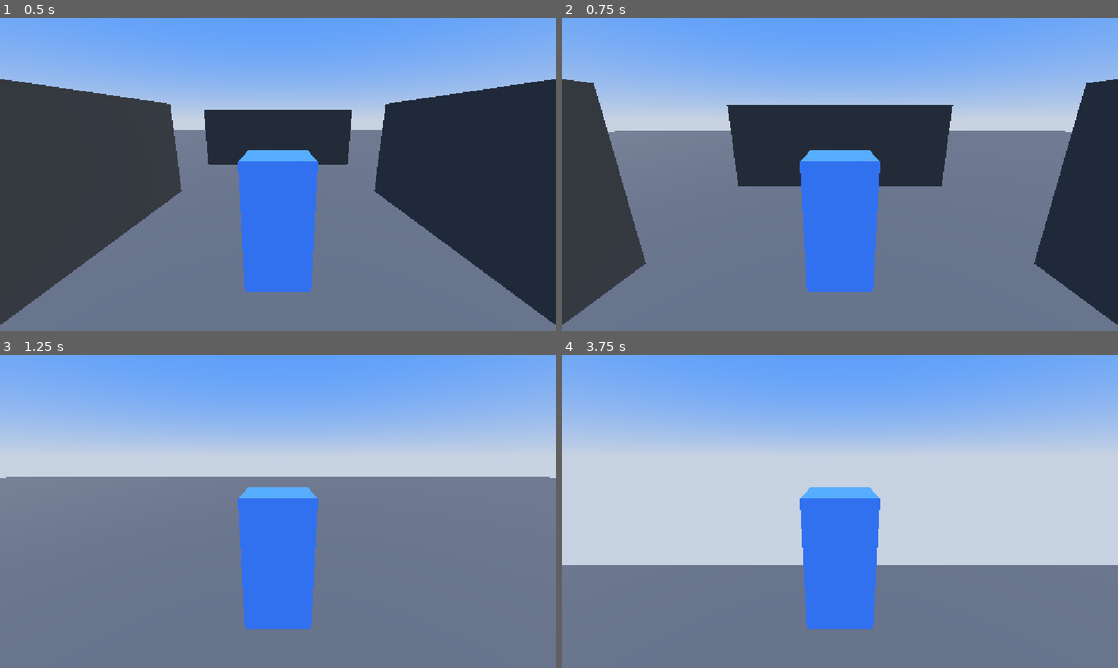
Above: before the commit, frames 1-4 (two rows, left to right).
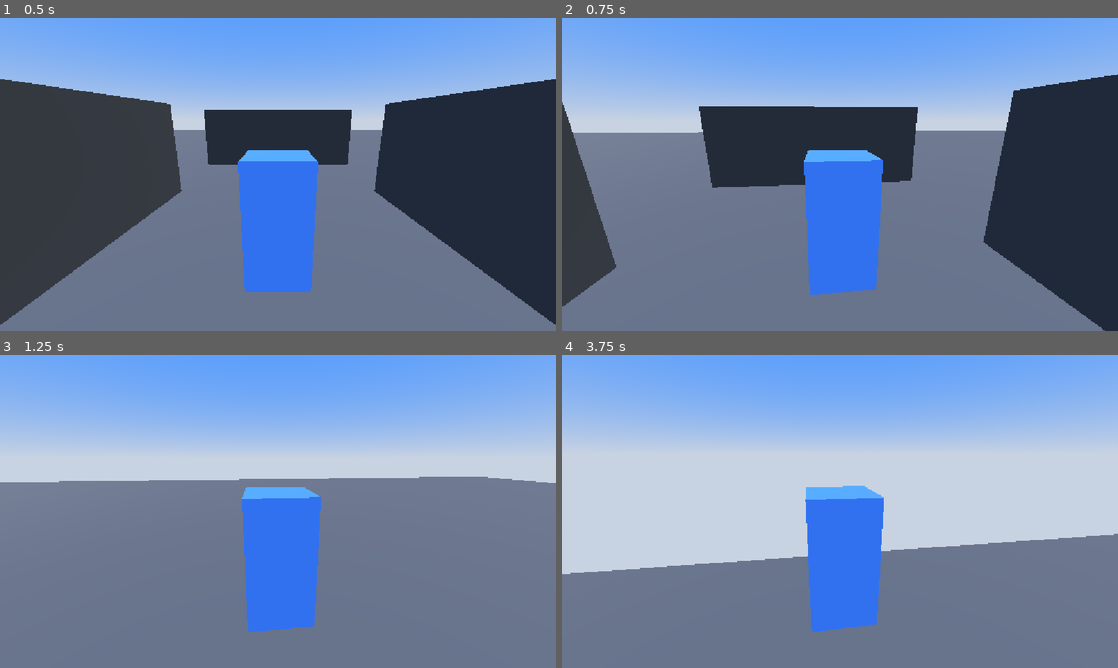
Above: after the commit, the same moments.

Repository: Skyvastern/example-third-person-controller
Game: Godot game, scene res://main/main.tscn
Two runs of this game, one before a commit and one after it. Both use one fixed random seed, a clock stepped at 60 frames per second and the inputs below.
Inputs (mouse positions are in pixels of both pictures, inside the frame that each line leads up to):
- Up to frame 1 (0.5 s): no input
- Up to frame 2 (0.75 s): tap Enter at 0.5 s; move the mouse to (867, 174) at 0.52 s; hold W (forward) from 0.53 s (still down); hold Shift (sprint) from 0.53 s (still down)
- Up to frame 3 (1.25 s): keep holding W (forward); keep holding Shift (sprint); tap Space (jump) at 0.77 s
- Up to frame 4 (3.75 s): keep holding W (forward); move the mouse to (812, 511) at 1.27 s; release Shift (sprint) at 1.28 s; tap Shift (sprint) at 1.35, 2.85 s; tap Space (jump) at 1.52, 3.02 s; move the mouse to (851, 505) at 2.02 s; hold Shift (sprint) 2.03-2.78 s; move the mouse to (834, 517) at 2.77 s; move the mouse to (878, 514) at 3.52 s; hold Shift (sprint) from 3.53 s (still down)

Frame 1 is identical in both runs. In frame 2, 15% of the frame differs, in the area x 0-100%, y 18-100%; in frame 3, 1.5%; in frame 4, 4.4%.

Commit message:
Add player camera look

Diff:
--- a/main/player.gd
+++ b/main/player.gd
@@ -8,11 +8,24 @@
 @export var gravity: float = 100
 
 @export_group("Look")
+@export var yaw: Node3D
+@export var pitch: Node3D
 @export var cam: Camera3D
+@export var mouse_sens: float = 0.1
 
 
 func _ready() -> void:
 	Input.mouse_mode = Input.MOUSE_MODE_CAPTURED
+
+
+func _unhandled_input(event: InputEvent) -> void:
+	if event is InputEventMouseMotion:
+		# Rotate horizontally
+		yaw.rotation_degrees.y -= event.relative.x * mouse_sens
+
+		# Rotate vertically
+		pitch.rotation_degrees.x -= event.relative.y * mouse_sens
+		pitch.rotation_degrees.x = clampf(pitch.rotation_degrees.x, -90, 90)
 
 
 func _physics_process(delta: float) -> void:
--- a/main/player.tscn
+++ b/main/player.tscn
@@ -16,8 +16,10 @@
 
 [sub_resource type="CapsuleShape3D" id="CapsuleShape3D_1ilra"]
 
-[node name="Player" type="CharacterBody3D" unique_id=404133748 node_paths=PackedStringArray("cam")]
+[node name="Player" type="CharacterBody3D" unique_id=404133748 node_paths=PackedStringArray("yaw", "pitch", "cam")]
 script = ExtResource("1_ou4ca")
+yaw = NodePath("Camera Root/Yaw")
+pitch = NodePath("Camera Root/Yaw/Pitch")
 cam = NodePath("Camera Root/Yaw/Pitch/Camera3D")
 
 [node name="Body" type="MeshInstance3D" parent="." unique_id=57094287]
--- a/project.godot
+++ b/project.godot
@@ -56,6 +56,7 @@
 [physics]
 
 3d/physics_engine="Jolt Physics"
+common/physics_interpolation=true
 
 [rendering]
 
